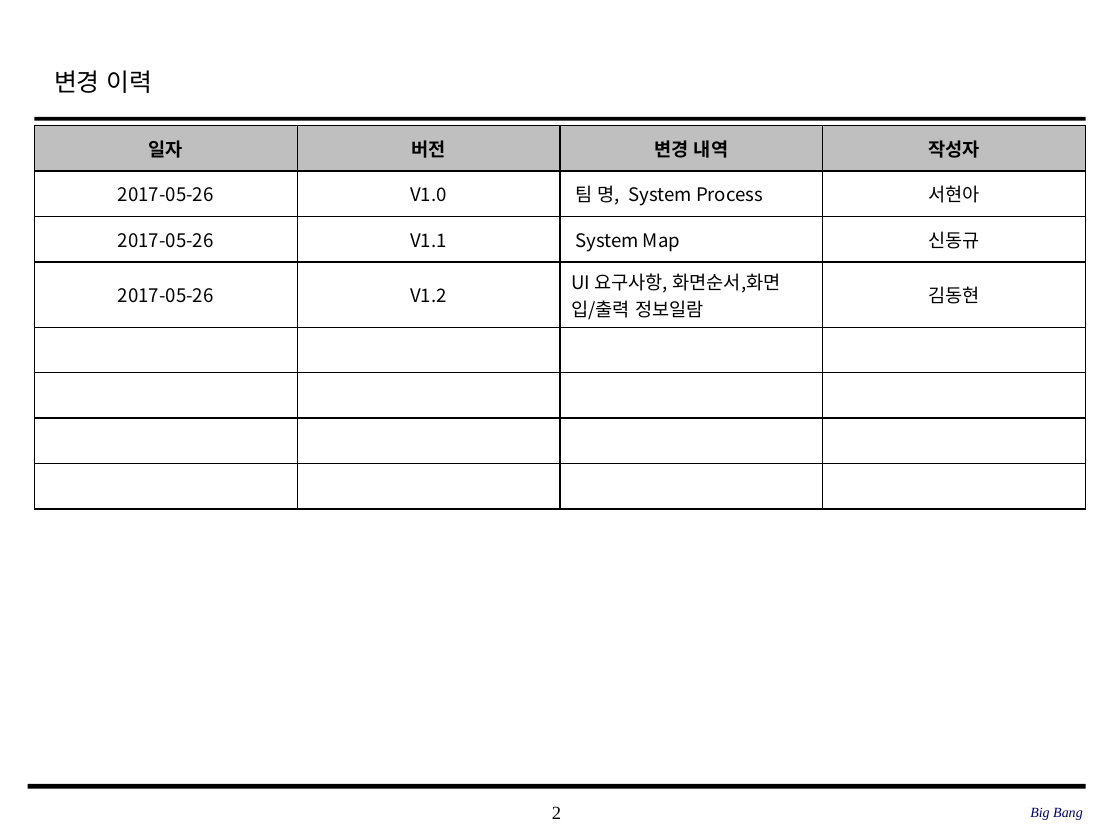
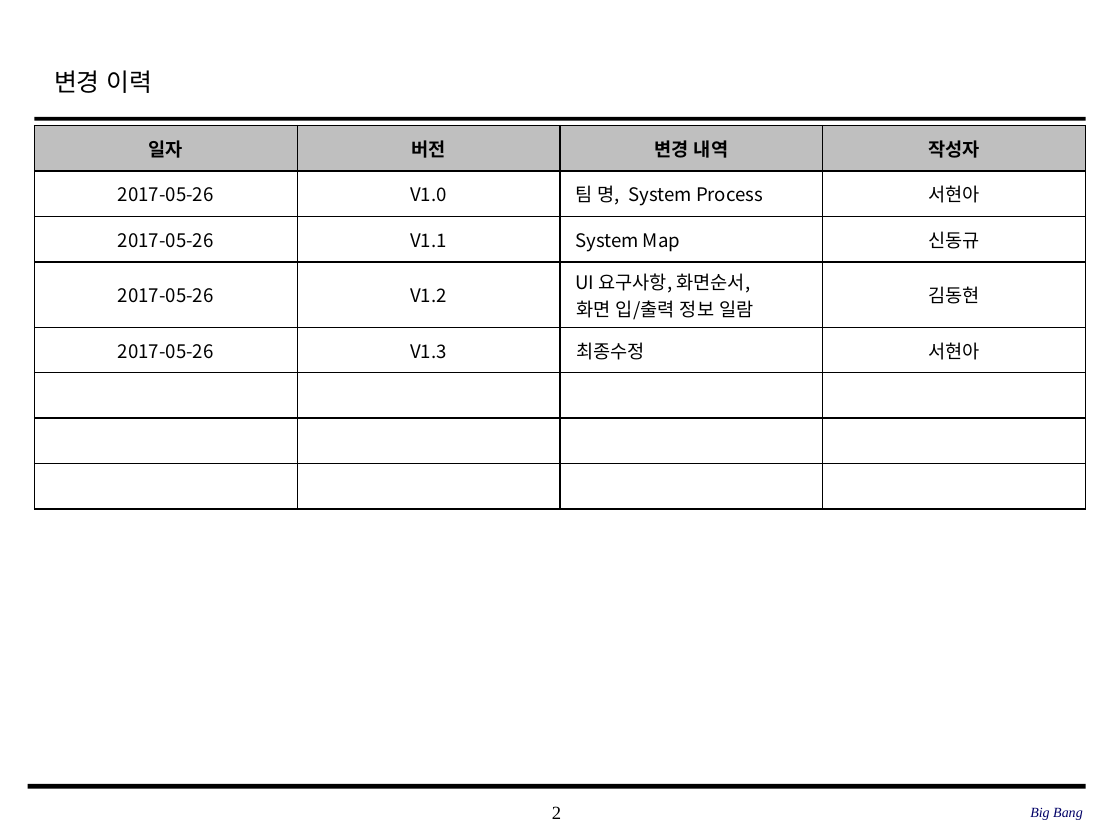
Before and after one commit to SE-admin/SE2017_1_bigbang, a slide deck: slide 2 of doc/3_ 설계서/UI Design Template.pptx. Drawn at 1120x840 pixels with LibreOffice and Linux fonts; fonts in the diff are those of the drawing; background and template pictures are left out. Boxes give left, top, right and bottom in pixels: in the first picture for what was removed or moved away, otherwise in the second. Text is boxed around its words. In the diff, an @@ line names an element or a change of style, - is before the commit and + after.

Commit message:
UI Design Template.pptx 수정 최종 수정

```diff
--- a/doc/3_ 설계서/UI Design Template.pptx
+++ b/doc/3_ 설계서/UI Design Template.pptx
@@ table at [35, 125, 1088, 500] @@
-row 4: 2017-05-26 | V1.2 | UI 요구사항, 화면순서,화면 입/출력 정보일람 | 김동현
+row 4: 2017-05-26 | V1.2 | UI 요구사항, 화면순서, / 화면 입/출력 정보 일람 | 김동현
+row 5: 2017-05-26 | V1.3 | 최종수정 | 서현아
-row 8:  |  |  | 
```
Also in this commit, not shown: 10 other slides changed, 2 slides removed.
